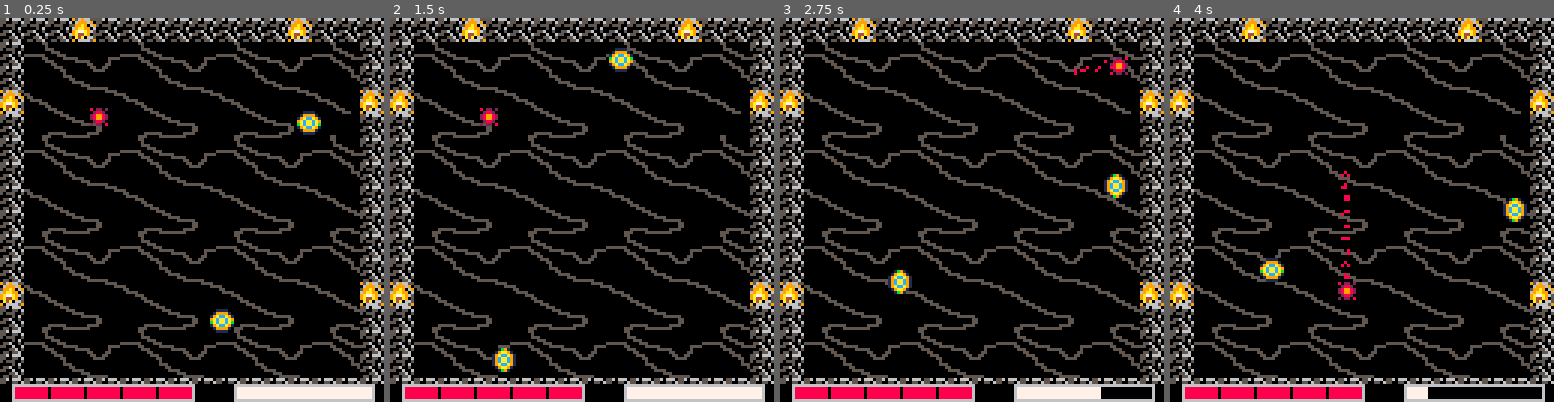
Above: before the commit, frames 1-4 (left to right).
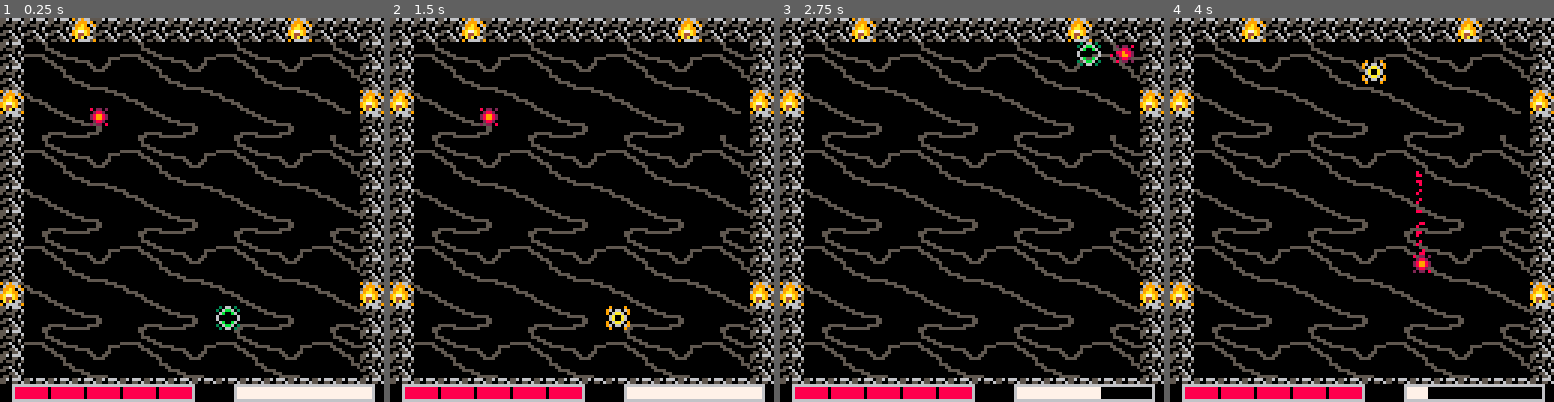
Above: after the commit, the same moments.

Repository: Nakeeb0/NAHL
Game: PICO-8 cartridge nahl.p8
The game is run twice, just before and just after one commit, with the same random seed, the same clock (stepped at 60 frames per second) and the same inputs.
Inputs:
- Up to frame 1 (0.25 s): no input
- Up to frame 2 (1.5 s): tap X (X key) at 0.33, 1.07 s; tap O (Z key) at 0.7 s
- Up to frame 3 (2.75 s): hold Right 1.6-2.1 s; tap O (Z key) at 1.7, 2.1, 2.5 s; tap X (X key) at 1.85 s; hold Up 2.15-2.42 s; hold Right from 2.47 s (still down)
- Up to frame 4 (4 s): tap O (Z key) at 2.9, 3.3, 3.7 s; tap X (X key) at 2.97 s; release Right at 3.03 s; hold Left 3.08-3.58 s; hold Down 3.63-3.97 s

The runs differ from the first frame. In frame 1, 0.7% of the frame differs, in the area x 54-84%, y 24-83%; in frame 2, 0.9%; in frame 3, 1.2%; in frame 4, 1.5%, in the area x 23-93%, y 10-74%.

Commit message:
added random enemy type spawn for each stage

Diff:
--- a/arenas.lua
+++ b/arenas.lua
@@ -1,15 +1,21 @@
 function blackhole_update()
-    for act in all(actor) do
-        act.vel += (vec2d.new(64+arenax-act.pos.x, 64+arenay-act.pos.y):normalize()*0.05) -- black hole effect
+	for act in all(actor) do
+		act.vel += (vec2d.new(64 + arenax - act.pos.x, 64 + arenay - act.pos.y):normalize() * 0.03) -- black hole effect
+	end
+    if timer % 600 == 0 then
+		rnd(arenas[curr_arena].possible_enemy_spawn)(roll_xy())
     end
-    if #enemies < 2 then
-        local a = dasher_ai.new(roll_xy())
-    end
+	if #enemies < 1 then
+		rnd(arenas[curr_arena].possible_enemy_spawn)(roll_xy())
+	end
 end
 
 function default_update()
-	if #enemies < 2 then
-		local a = straight_ai.new(roll_xy())
+    if timer % 600 == 0 then
+		rnd(arenas[curr_arena].possible_enemy_spawn)(roll_xy())
+    end
+	if #enemies < 1 then
+		rnd(arenas[curr_arena].possible_enemy_spawn)(roll_xy())
 	end
 end
 function bang_update()
@@ -27,29 +33,30 @@
 
 --all arena update functions must be defined before the arenas table
 arenas = {
-   ["default"] = {
-        x = 0,
-        y = 0,
-        update = default_update,
-    },
-    ["blackhole"] = {
-        x = 16,
-        y = 0,
-        update = blackhole_update,
-    },
+	["default"] = {
+		x = 0,
+		y = 0,
+		possible_enemy_spawn = { dasher_ai.new, straight_ai.new },
+		update = default_update,
+	},
+	["blackhole"] = {
+		x = 16,
+		y = 0,
+		possible_enemy_spawn = { dasher_ai.new, straight_ai.new },
+		update = blackhole_update,
+	},
 }
 
 function load_arena(name)
-    arenax = arenas[name].x * 8
-    arenay = arenas[name].y * 8
-    curr_arena = name
-    player.pos.x = 32 + arenax
-    player.pos.y = 32 + arenay
-    for ai in all(enemies) do
-        del(actor, ai)
-    end
-    enemies = {}
-
+	arenax = arenas[name].x * 8
+	arenay = arenas[name].y * 8
+	curr_arena = name
+	player.pos.x = 32 + arenax
+	player.pos.y = 32 + arenay
+	for ai in all(enemies) do
+		del(actor, ai)
+	end
+	enemies = {}
 end
 
-arena_names = {"default", "blackhole"}
+arena_names = { "default", "blackhole" }
